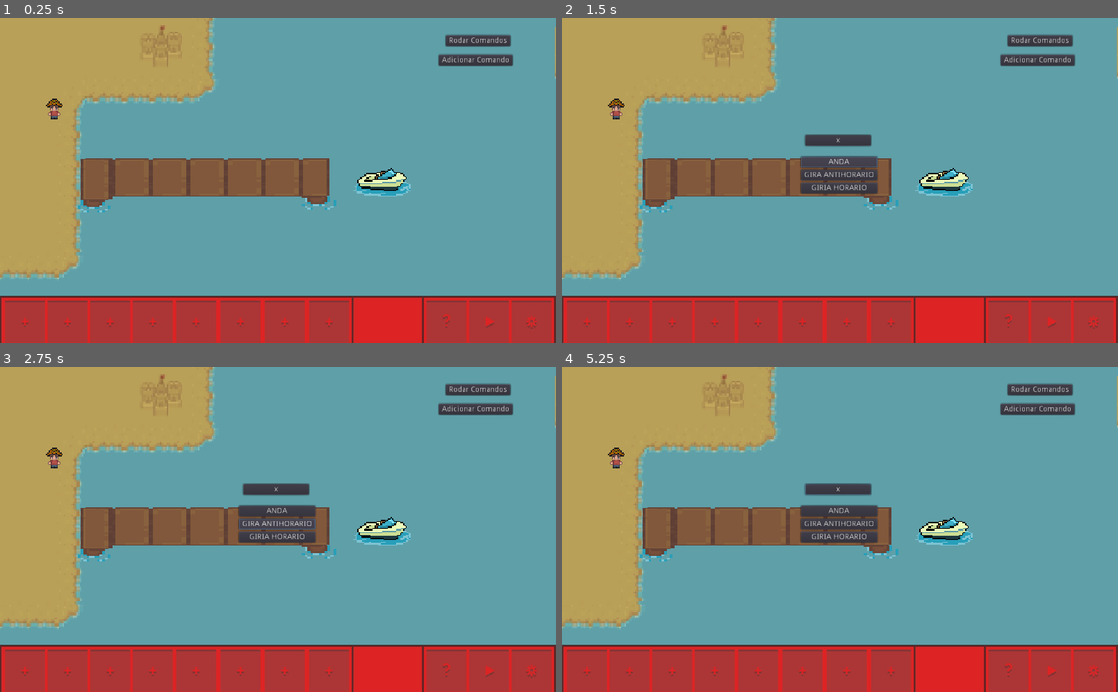
Above: before the commit, frames 1-4 (two rows, left to right).
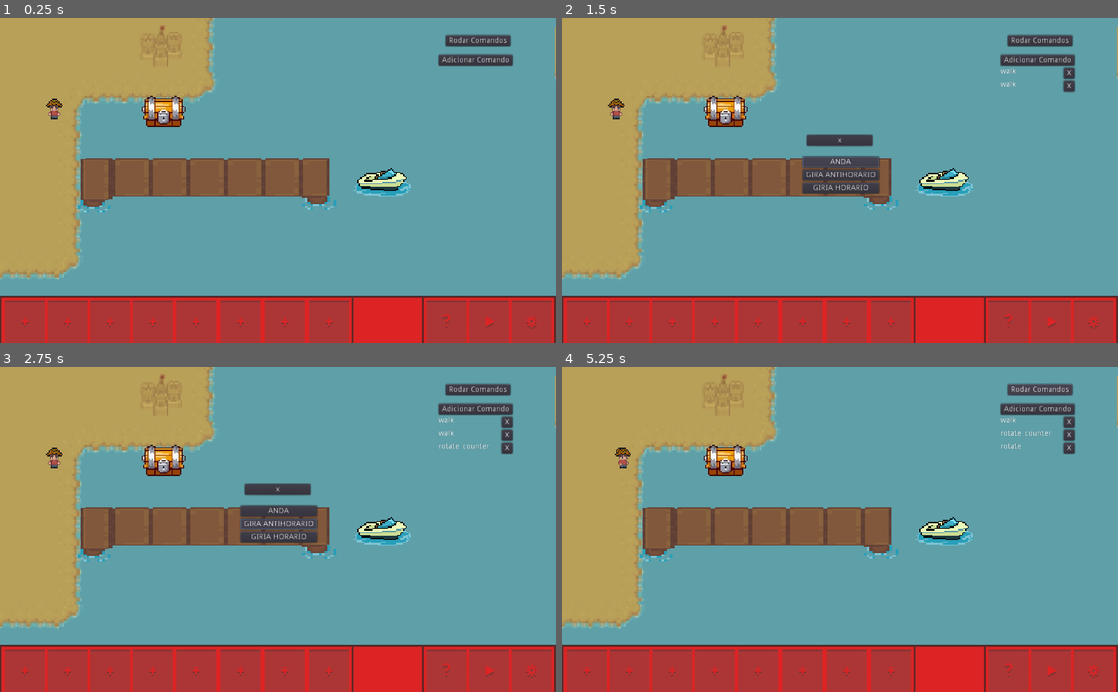
Above: after the commit, the same moments.

Repository: 2023M1T7-Inteli/grupo4
Game: Godot game, scene res://Puzzle/Fase1/Mapa.tscn
Same seed, same stepped clock (60 frames per second), same inputs: the game is played once before the commit and once after it. This scene is started directly instead of the project's main scene.
Inputs (mouse positions are in pixels of both pictures, inside the frame that each line leads up to):
- Up to frame 1 (0.25 s): no input
- Up to frame 2 (1.5 s): click "Adicionar Comando" at 0.5 s; click "ANDA" at 1.25 s
- Up to frame 3 (2.75 s): click "GIRA ANTIHORARIO" at 2 s
- Up to frame 4 (5.25 s): click "GIRIA HORARIO" at 2.75 s; click "x" at 3.5 s; click (1067, 422) at 4.25 s, where only the run after the commit has a clickable "X"; click "Rodar Comandos" at 5 s

The runs differ from the first frame. In frame 1, 0.6% of the frame differs, in the area x 25-34%, y 23-34%; in frame 2, 1.2%; in frame 3, 1.4%; in frame 4, 3.2%, in the area x 8-93%, y 15-55%.
Error before the commit: Attempt to call function '_addTask' in base 'null instance' on a null instance. (res://Puzzle/Interface/AdicionarBlocoModal/AdicionarBloco.gd:16)

Commit message:
Refactored and fixed z-index mistake in Mapa components

Diff:
--- a/src/v2/Puzzle/Fase1/Mapa.gd
+++ b/src/v2/Puzzle/Fase1/Mapa.gd
@@ -14,7 +14,3 @@
 # Called every frame. 'delta' is the elapsed time since the previous frame.
 #func _process(delta):
 #	pass
-
-# Fecha o modal para adicionar tasks
-func _closeModal():
-	get_tree().get_root().get_child(2).queue_free()
--- a/src/v2/Puzzle/Fase1/Mapa.tscn
+++ b/src/v2/Puzzle/Fase1/Mapa.tscn
@@ -7,6 +7,7 @@
 [ext_resource path="res://pixil-fase 1.png" type="Texture" id=5]
 [ext_resource path="res://pixil-barco.png" type="Texture" id=6]
 [ext_resource path="res://background-fase1.jpeg" type="Texture" id=7]
+[ext_resource path="res://Puzzle/Interface/AdicionarBlocoModal/AdicionarBloco.tscn" type="PackedScene" id=8]
 
 [sub_resource type="TileSet" id=1]
 0/name = "pixil-fase 1.png 0"
@@ -97,26 +98,18 @@
 [node name="Mapa" type="Node2D"]
 script = ExtResource( 2 )
 
+[node name="AdicionarBloco" parent="." instance=ExtResource( 8 )]
+visible = false
+anchor_right = 0.0
+anchor_bottom = 0.0
+margin_left = 3.0
+margin_right = 1022.0
+margin_bottom = 607.0
+
 [node name="Player" parent="." instance=ExtResource( 1 )]
 z_index = 1
 
-[node name="bau" parent="." instance=ExtResource( 4 )]
-position = Vector2( 128, 88 )
-scale = Vector2( 4, 4 )
-
-[node name="Sprite" type="Sprite" parent="."]
-
-[node name="Background-fase1" type="Sprite" parent="Sprite"]
-position = Vector2( 512, 303 )
-scale = Vector2( 0.64, 0.677778 )
-texture = ExtResource( 7 )
-
-[node name="TileMap" type="TileMap" parent="."]
-tile_set = SubResource( 1 )
-format = 1
-tile_data = PoolIntArray( 262146, 1, 0, 262148, 2, 0, 262150, 3, 0, 262152, 4, 0, 262154, 5, 0 )
-
-[node name="GerenciadorDeBloos" parent="." instance=ExtResource( 3 )]
+[node name="GerenciadorDeBlocos" parent="." instance=ExtResource( 3 )]
 margin_left = 808.0
 margin_top = 68.0
 margin_right = 944.0
@@ -127,6 +120,27 @@
 margin_top = 32.0
 margin_right = 940.0
 margin_bottom = 52.0
+focus_mode = 0
+enabled_focus_mode = 0
 text = "Rodar Comandos"
 
+[node name="bau" parent="." instance=ExtResource( 4 )]
+position = Vector2( 128, 88 )
+scale = Vector2( 4, 4 )
+
+[node name="Sprite" type="Sprite" parent="."]
+z_index = -1
+
+[node name="Background-fase1" type="Sprite" parent="Sprite"]
+position = Vector2( 512, 303 )
+scale = Vector2( 0.64, 0.677778 )
+z_index = -1
+texture = ExtResource( 7 )
+
+[node name="TileMap" type="TileMap" parent="."]
+z_index = -1
+tile_set = SubResource( 1 )
+format = 1
+tile_data = PoolIntArray( 262146, 1, 0, 262148, 2, 0, 262150, 3, 0, 262152, 4, 0, 262154, 5, 0 )
+
 [connection signal="pressed" from="Play" to="Player" method="_on_Play_pressed"]
--- a/src/v2/Puzzle/Interface/AdicionarBlocoModal/AdicionarBloco.gd
+++ b/src/v2/Puzzle/Interface/AdicionarBlocoModal/AdicionarBloco.gd
@@ -13,7 +13,7 @@
 
 # Adiciona task
 func addTask(task):
-	get_parent().get_child(1).get_child(1)._addTask(task)
+	get_parent().get_node("GerenciadorDeBlocos")._addTask(task)
 
 func _on_RotateCounter_pressed():
 	addTask('rotate_counter')
@@ -25,5 +25,5 @@
 	addTask('rotate')
 
 func _on_Close_pressed():
-	get_parent().get_child(1)._closeModal()
+	visible = false
 	pass
--- a/src/v2/Puzzle/Interface/GerenciadorDeBloco/BlocoDeComando/BlocoDeComando.gd
+++ b/src/v2/Puzzle/Interface/GerenciadorDeBloco/BlocoDeComando/BlocoDeComando.gd
@@ -6,6 +6,6 @@
 func _ready():
 	$title.text = title
 
-
 func _on_delete_pressed():
-	get_tree().get_root().get_child(1).get_child(1)._removeTask(id)
+	# Vai pegar nodes acima e acionar a função para remover a task presente no 2 acima
+	get_parent().get_parent()._removeTask(id)
--- a/src/v2/Puzzle/Interface/GerenciadorDeBloco/GerenciadorDeBloco.gd
+++ b/src/v2/Puzzle/Interface/GerenciadorDeBloco/GerenciadorDeBloco.gd
@@ -56,7 +56,4 @@
 	update_list()
 
 func _on_AddTask_pressed():
-	var moves = load("res://Puzzle/Interface/AdicionarBlocoModal/AdicionarBloco.tscn")
-	var moves_instance = moves.instance()
-	moves_instance.set_name('moves')
-	get_tree().get_root().add_child(moves_instance)
+	get_parent().get_node("AdicionarBloco").visible = true
Not shown: 1 places in src/v2/Puzzle/Fase1/Mapa.tscn that only renumber resources
